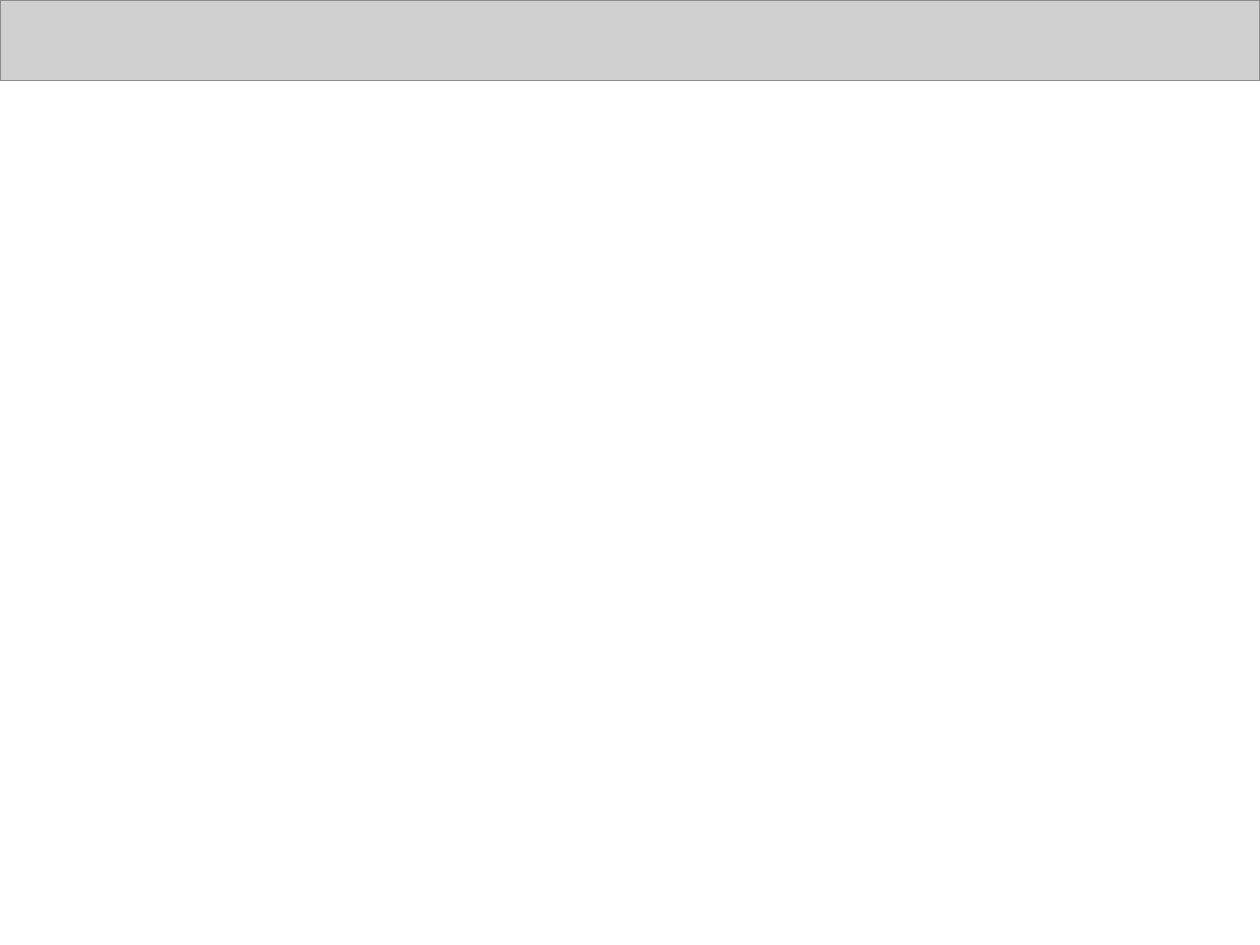
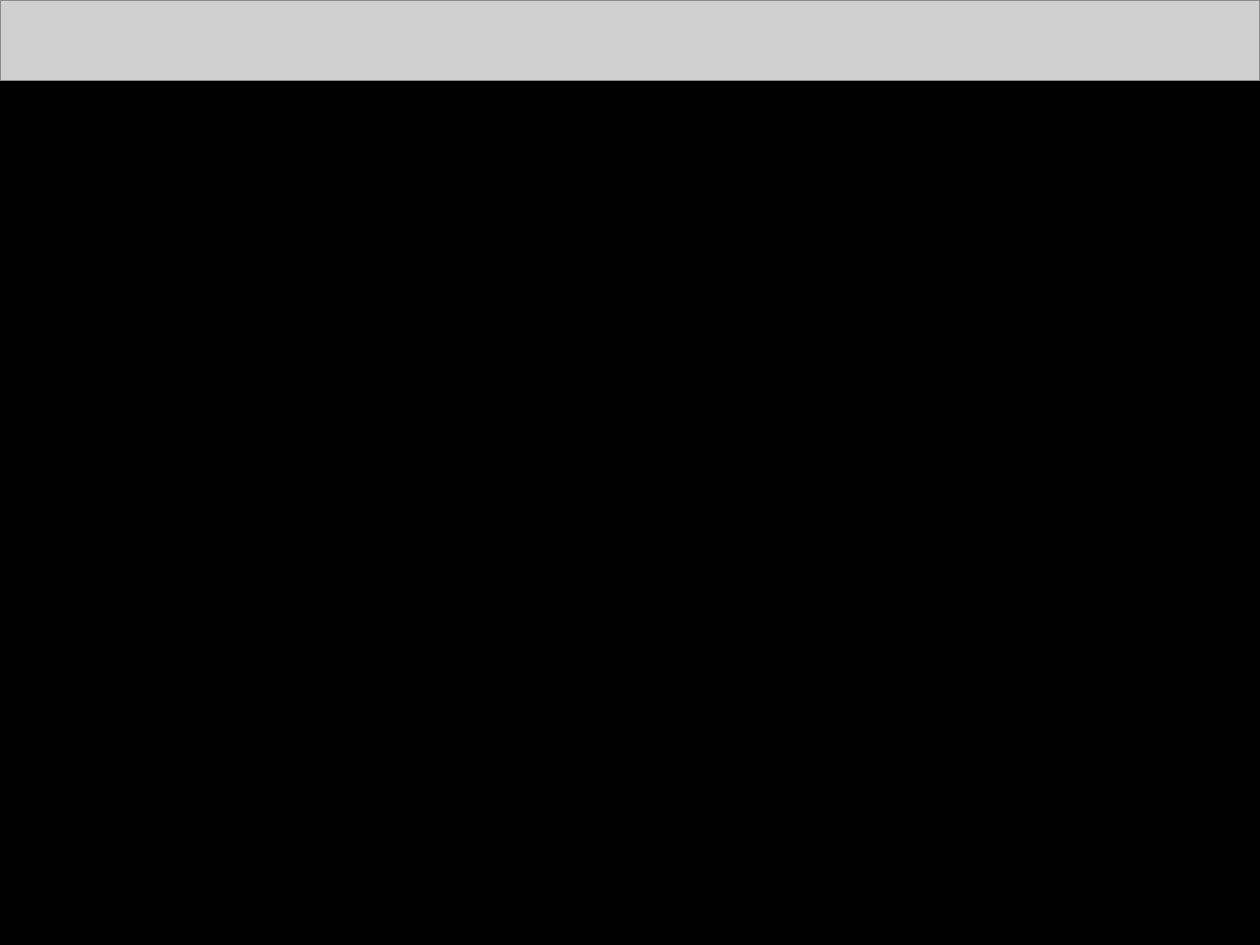
Before and after one commit to VictorCarreira/ALAGO2023, a slide deck: slide 1 of presentation/XVI-ALAGO-Template2.pptx. Drawn at 1260x945 pixels with LibreOffice and Linux fonts; fonts in the diff are those of the drawing; grey boxes stand for pictures. Boxes give left, top, right and bottom in pixels: in the first picture for what was removed or moved away, otherwise in the second. Text is boxed around its words. In the diff, an @@ line names an element or a change of style, - is before the commit and + after.

Commit message:
Adiciona a apresentação versão mais recente

```diff
--- a/presentation/XVI-ALAGO-Template2.pptx
+++ b/presentation/XVI-ALAGO-Template2.pptx
@@ background #FFFFFF to #000000 @@
```
Also in this commit, not shown: 11 other files.
